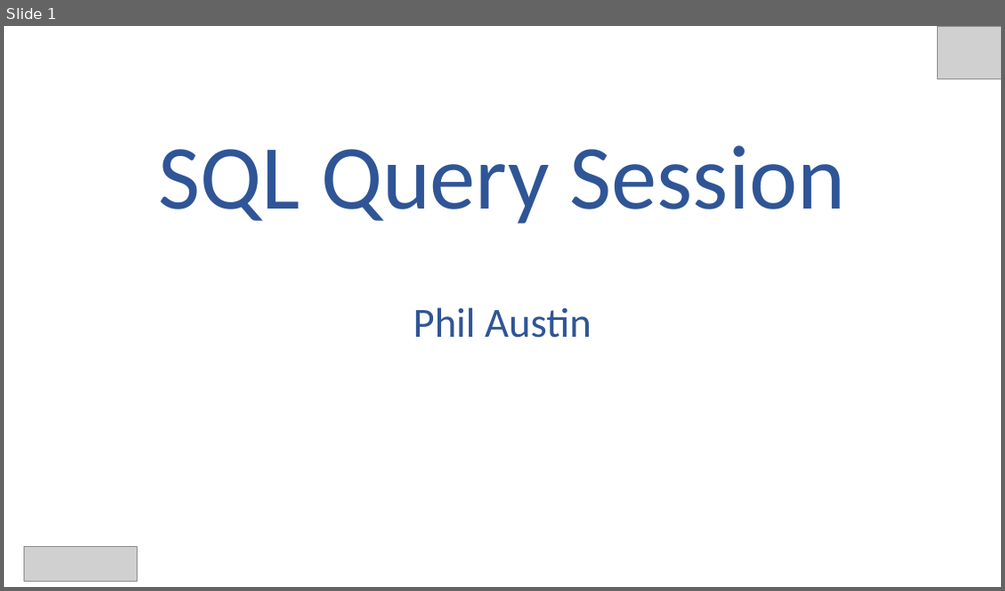
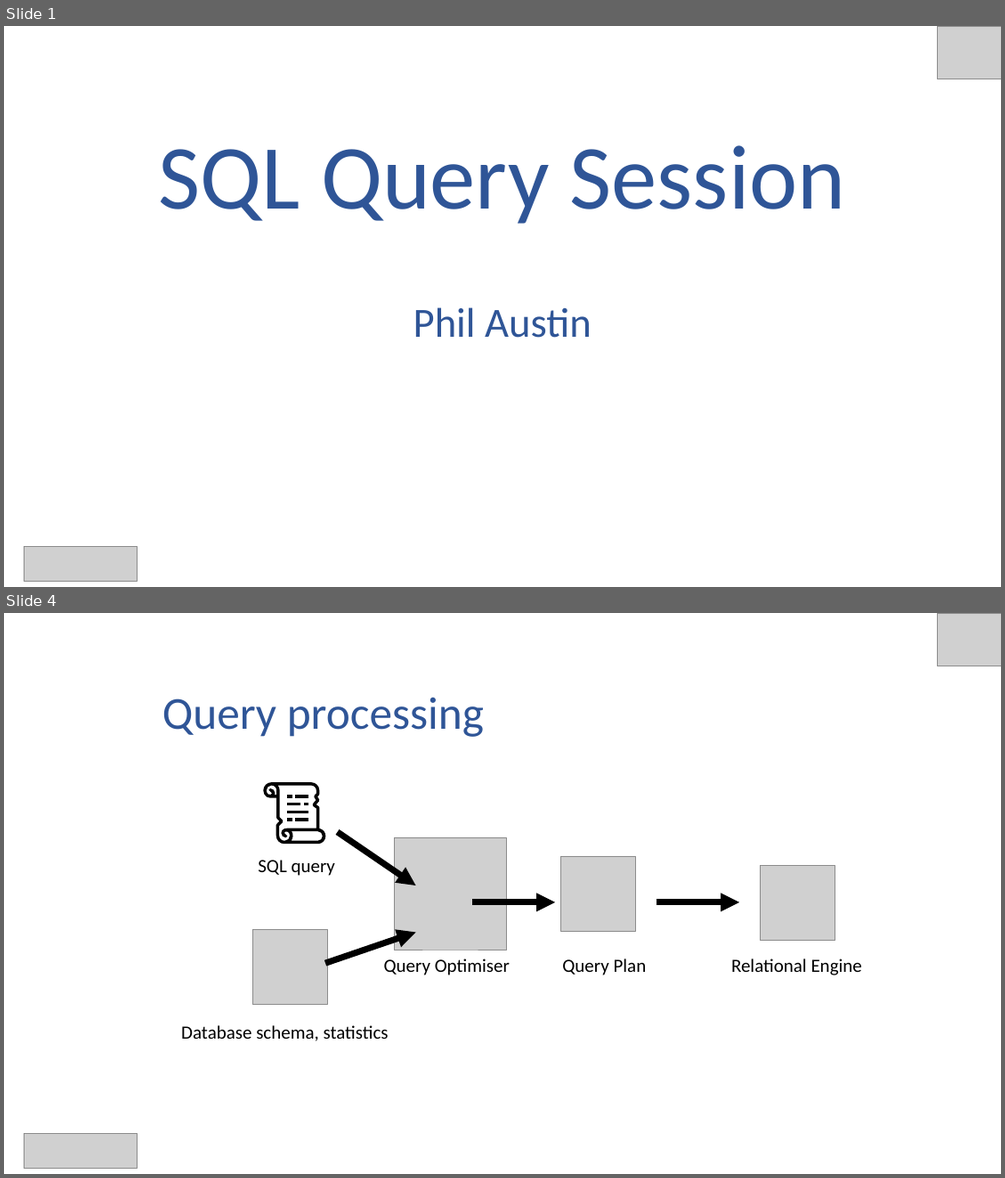
Before and after one commit to phil-a10/Talks, a slide deck: SQL Query Long Talk/Adatis/SQL Query Talk.pptx. Shown one above the other, each under a label of ours: slide 1 before the commit, slides 1 and 4 after it; the slides between them are not shown. The pictures are 1005x591 and 1005x1178 pixels, drawn with LibreOffice and Linux fonts; fonts in the diff are those of the drawing; grey boxes stand for pictures. Boxes give left, top, right and bottom in pixels: in the first picture for what was removed or moved away, otherwise in the second. Text is boxed around its words. In the diff, an @@ line names an element or a change of style, - is before the commit and + after.

```diff
--- a/SQL Query Long Talk/Adatis/SQL Query Talk.pptx
+++ b/SQL Query Long Talk/Adatis/SQL Query Talk.pptx
@@ slide 4 added at (4, 613, 1001, 1174), background #FFFFFF @@
@@ picture added at (938, 613, 1001, 666) @@
@@ text added at (162, 697, 484, 737), 44 pt, text #2F5597 @@
+Query processing
@@ group added at (264, 782, 325, 844): 8 freeform shapes @@
@@ arrow added from (338, 832) to (416, 885), #000000 6 pt @@
@@ picture added at (395, 837, 507, 949) @@
@@ text added at (258, 860, 335, 876), 18 pt, text #000000 @@
+SQL query
@@ picture added at (561, 856, 636, 931) @@
@@ picture added at (760, 866, 835, 941) @@
@@ arrow added from (472, 902) to (555, 902), #000000 6 pt @@
@@ arrow added from (657, 902) to (740, 902), #000000 6 pt @@
@@ picture added at (252, 930, 327, 1005) @@
@@ arrow added from (325, 963) to (416, 933), #000000 6 pt @@
@@ text added at (384, 958, 510, 975), 18 pt, text #000000 @@
+Query Optimiser
@@ text added at (562, 958, 647, 975), 18 pt, text #000000 @@
+Query Plan
@@ text added at (731, 958, 862, 975), 18 pt, text #000000 @@
+Relational Engine
@@ text added at (181, 1025, 388, 1041), 18 pt, text #000000 @@
+Database schema, statistics
@@ picture added at (24, 1134, 138, 1167) @@
```
Also in this commit, not shown: 2 slides changed, 2 other slides added, 2 other files.
